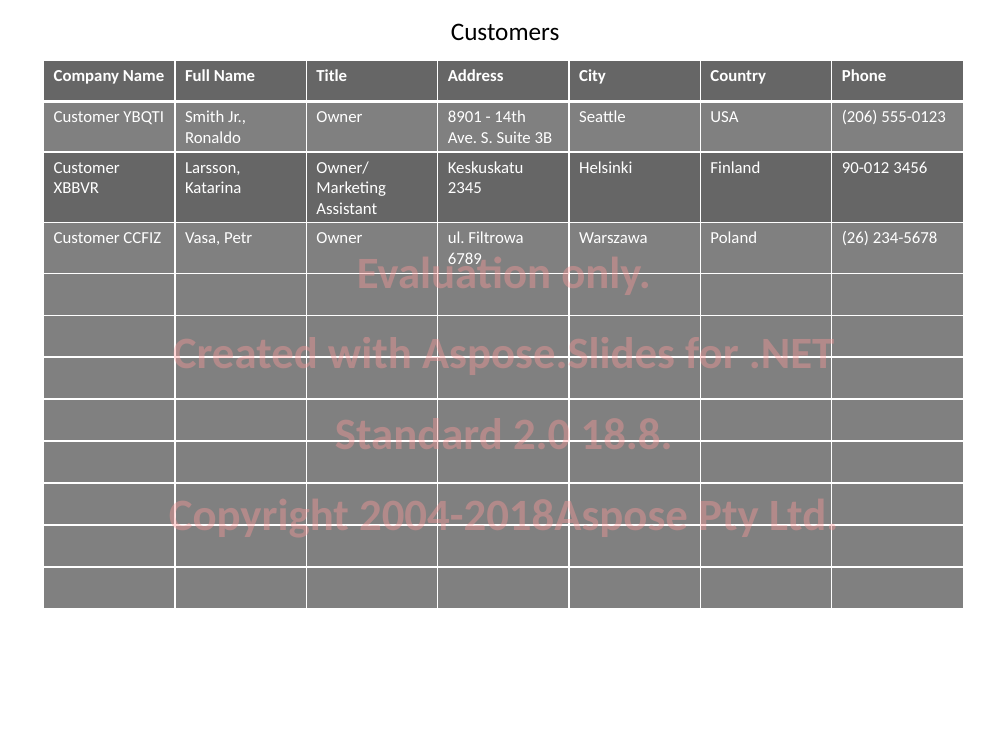
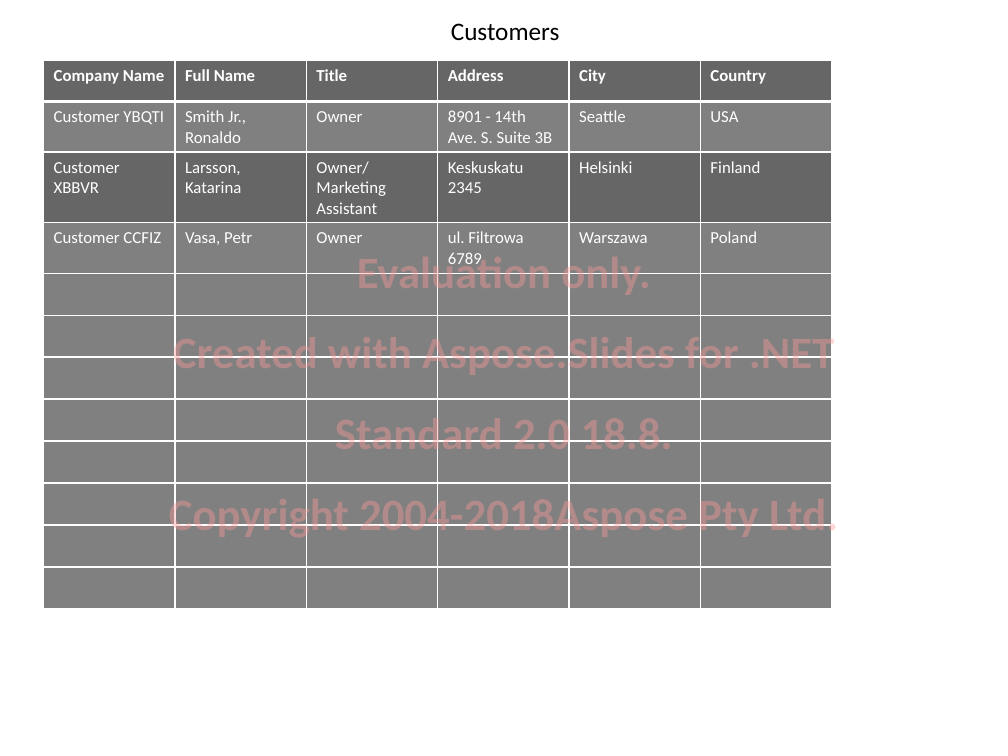
Before and after one commit to faisalsaleem101/FaisalSaleemWebApplication, a slide deck: slide 9 of Outputs/Customers.pptx. Drawn at 1008x756 pixels with LibreOffice and Linux fonts; fonts in the diff are those of the drawing. Boxes give left, top, right and bottom in pixels: in the first picture for what was removed or moved away, otherwise in the second. Text is boxed around its words. In the diff, an @@ line names an element or a change of style, - is before the commit and + after.

Commit message:
refactored Powerpoint table generator to use Datatable instead of a 2d array

```diff
--- a/Outputs/Customers.pptx
+++ b/Outputs/Customers.pptx
@@ table at <box>43,60,830,589</box> @@
-column 7: Phone | (206) 555-0123 | 90-012 3456 | (26) 234-5678 |  |  |  |  |  |  |  | 
@@ table: place and size @@
-table at <box>43,60,961,589</box>
+table at <box>43,60,830,589</box>
```
Also in this commit, not shown: 8 other slides changed, 13 other files.
